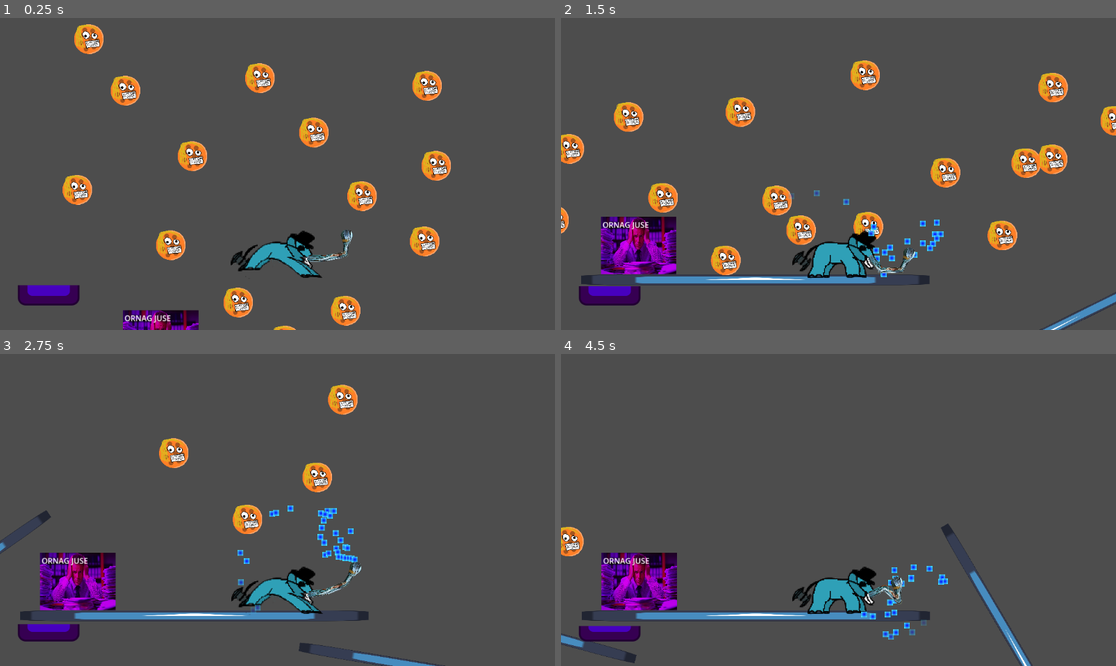
Above: before the commit, frames 1-4 (two rows, left to right).
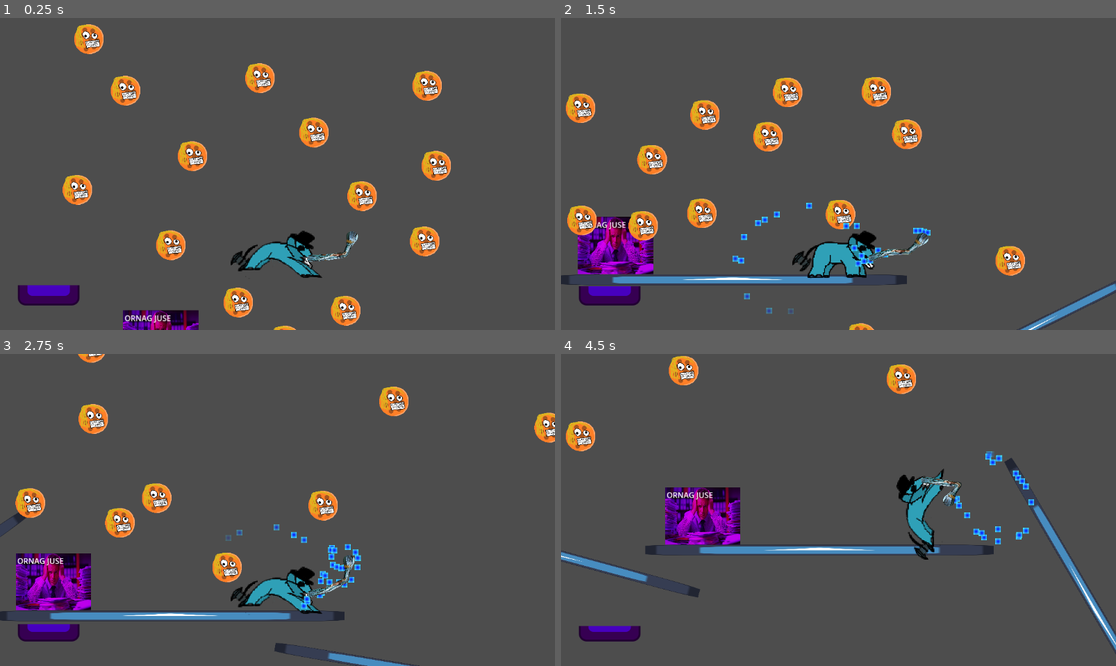
Above: after the commit, the same moments.

Repository: cyps8/Silly-Game
Game: Godot game, scene res://Nodes/Scenes/CypTest.tscn
Same seed, same stepped clock (60 frames per second), same inputs: the game is played once before the commit and once after it. The engine's default icon, where the game draws it, is replaced by a stand-in: a white triangle on a blue panel in a dark square.
Inputs (mouse positions are in pixels of both pictures, inside the frame that each line leads up to):
- Up to frame 1 (0.25 s): no input
- Up to frame 2 (1.5 s): move the mouse to (960, 158) at 0.52 s; hold W (water) 0.53-1.28 s; move the mouse to (727, 189) at 1.27 s; tap W (water) at 1.35 s
- Up to frame 3 (2.75 s): move the mouse to (333, 441) at 2.02 s; hold W (water) from 2.03 s (still down)
- Up to frame 4 (4.5 s): move the mouse to (810, 572) at 2.77 s; release W (water) at 2.78 s; tap W (water) at 2.85, 4.35 s; move the mouse to (1005, 556) at 3.52 s; hold W (water) 3.53-4.28 s; move the mouse to (672, 463) at 4.27 s

The runs differ from the first frame. In frame 1, 0.6% of the frame differs, in the area x 11-82%, y 2-100%; in frame 2, 16%, in the area x 0-100%, y 13-100%; in frame 3, 11%; in frame 4, 15%.

Commit message:
[~Changed] trunk collision shape to try help make up easier?????????????

Diff:
--- a/Nodes/Scenes/CypTest.tscn
+++ b/Nodes/Scenes/CypTest.tscn
@@ -22,9 +22,10 @@
 size = Vector2(123, 69)
 
 [sub_resource type="RectangleShape2D" id="RectangleShape2D_rm8jl"]
-size = Vector2(48, 20)
+size = Vector2(59, 20)
 
 [sub_resource type="CircleShape2D" id="CircleShape2D_ji52y"]
+radius = 9.51315
 
 [sub_resource type="Gradient" id="Gradient_vd3c3"]
 colors = PackedColorArray(0, 0, 1, 1, 0.286275, 1, 1, 1)
@@ -191,7 +192,7 @@
 collision_mask = 2
 
 [node name="Shape" type="CollisionShape2D" parent="Elephant/TrunkSegment/TrunkSegment2/TrunkSegment3"]
-position = Vector2(18, 0.5)
+position = Vector2(23.5, 0.5)
 shape = SubResource("RectangleShape2D_rm8jl")
 
 [node name="Pin" type="PinJoint2D" parent="Elephant/TrunkSegment/TrunkSegment2/TrunkSegment3"]
